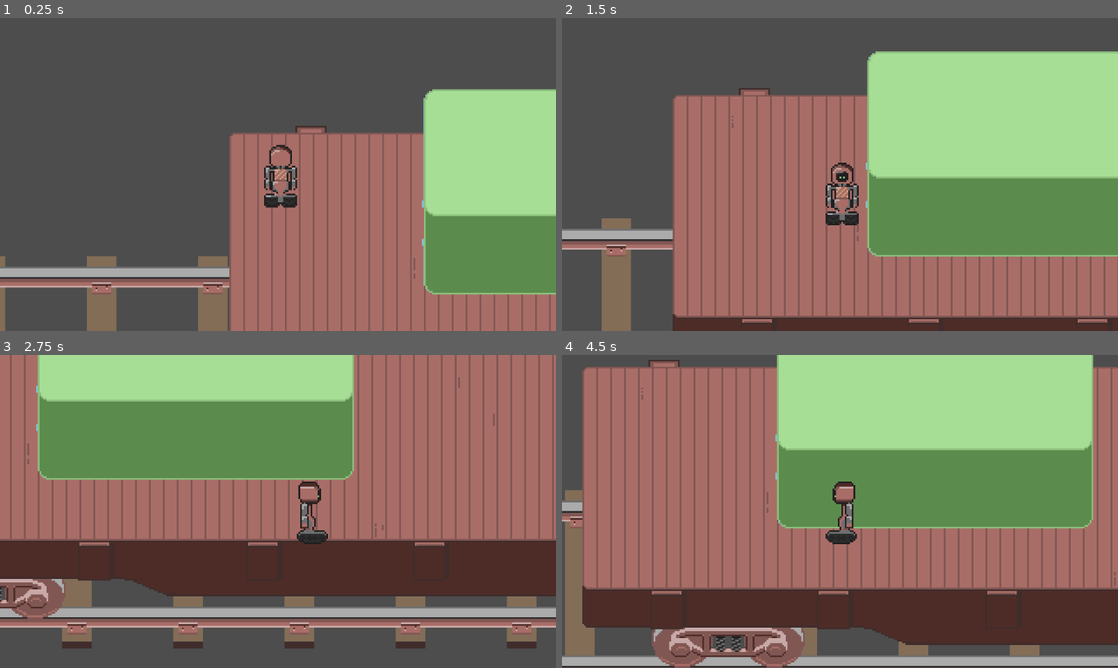
Above: before the commit, frames 1-4 (two rows, left to right).
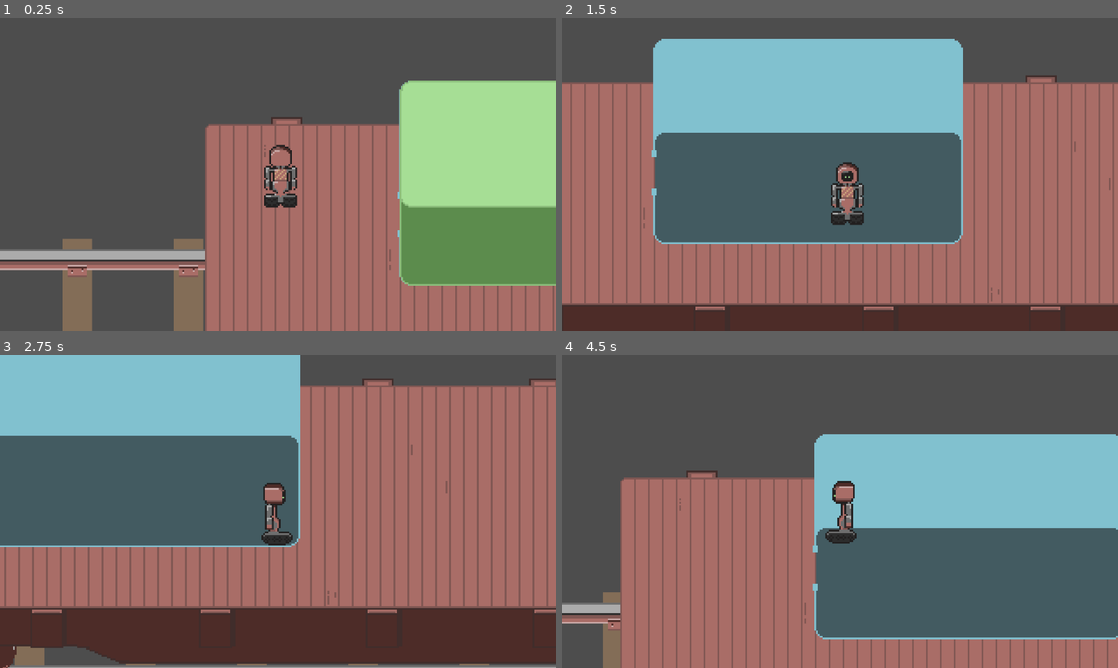
Above: after the commit, the same moments.

Repository: superlou/train-game-3
Game: Godot game, scene res://main.tscn
Same seed, same stepped clock (60 frames per second), same inputs: the game is played once before the commit and once after it.
Inputs:
- Up to frame 1 (0.25 s): no input
- Up to frame 2 (1.5 s): hold D (move_right) 0.53-1.28 s; hold Shift (sprint) 0.53-1.28 s; hold S (move_down) from 1.28 s (still down); tap Shift (sprint) at 1.35 s
- Up to frame 3 (2.75 s): release S (move_down) at 2.03 s; hold D (move_right) from 2.03 s (still down); hold Shift (sprint) from 2.03 s (still down)
- Up to frame 4 (4.5 s): release D (move_right) at 2.78 s; release Shift (sprint) at 2.78 s; hold W (move_up) 2.78-3.53 s; tap Shift (sprint) at 2.85, 4.35 s; hold Shift (sprint) 3.53-4.28 s; hold A (move_left) from 3.53 s (still down)

The runs differ from the first frame. In frame 1, 20% of the frame differs, in the area x 0-100%, y 20-100%; in frame 2, 75%; in frame 3, 84%; in frame 4, 87%, in the area x 0-100%, y 0-100%.

Commit message:
Tweaked color

Diff:
--- a/flatbed.tscn
+++ b/flatbed.tscn
@@ -1,35 +1,18 @@
-[gd_scene load_steps=7 format=3 uid="uid://bjpairq1jm40"]
+[gd_scene load_steps=6 format=3 uid="uid://bjpairq1jm40"]
 
 [ext_resource type="Texture2D" uid="uid://d4ik054gim10f" path="res://assets/flatbed.png" id="1_bowwc"]
 [ext_resource type="Texture2D" uid="uid://4l86o8r6n6sj" path="res://assets/train_car_truck.png" id="2_7cvwy"]
 
-[sub_resource type="TileSetAtlasSource" id="TileSetAtlasSource_0chek"]
-texture = ExtResource("2_7cvwy")
-texture_region_size = Vector2i(32, 32)
-0:1/0 = 0
-1:1/0 = 0
-2:1/0 = 0
-0:2/0 = 0
-1:2/0 = 0
-2:2/0 = 0
-0:3/0 = 0
-1:3/0 = 0
-2:3/0 = 0
-0:0/0 = 0
-1:0/0 = 0
-2:0/0 = 0
-2:4/0 = 0
-1:4/0 = 0
-0:4/0 = 0
-3:0/0 = 0
-3:1/0 = 0
-3:2/0 = 0
-3:3/0 = 0
-3:4/0 = 0
-
-[sub_resource type="TileSet" id="TileSet_fk6qb"]
-tile_size = Vector2i(32, 32)
-sources/1 = SubResource("TileSetAtlasSource_0chek")
+[sub_resource type="SpriteFrames" id="SpriteFrames_4l85m"]
+animations = [{
+"frames": [{
+"duration": 1.0,
+"texture": ExtResource("2_7cvwy")
+}],
+"loop": true,
+"name": &"default",
+"speed": 5.0
+}]
 
 [sub_resource type="TileSetAtlasSource" id="TileSetAtlasSource_vauko"]
 texture = ExtResource("1_bowwc")
@@ -79,19 +62,13 @@
 
 [node name="Flatbed" type="Node2D"]
 
-[node name="Truck1" type="TileMap" parent="."]
-position = Vector2(84, 129)
-tile_set = SubResource("TileSet_fk6qb")
-cell_quadrant_size = 32
-format = 2
-layer_0/tile_data = PackedInt32Array(-131074, 1, 0, -65538, 1, 1, -2, 1, 2, 65534, 1, 3, 131070, 1, 4, -131073, 65537, 0, -65537, 65537, 1, -1, 65537, 2, 65535, 65537, 3, 131071, 65537, 4, -196608, 131073, 0, -131072, 131073, 1, -65536, 131073, 2, 0, 131073, 3, 65536, 131073, 4, -196607, 196609, 0, -131071, 196609, 1, -65535, 196609, 2, 1, 196609, 3, 65537, 196609, 4)
+[node name="Truck1" type="AnimatedSprite2D" parent="."]
+position = Vector2(83, 107)
+sprite_frames = SubResource("SpriteFrames_4l85m")
 
-[node name="Truck2" type="TileMap" parent="."]
-position = Vector2(588, 129)
-tile_set = SubResource("TileSet_fk6qb")
-cell_quadrant_size = 32
-format = 2
-layer_0/tile_data = PackedInt32Array(-131074, 1, 0, -65538, 1, 1, -2, 1, 2, 65534, 1, 3, 131070, 1, 4, -131073, 65537, 0, -65537, 65537, 1, -1, 65537, 2, 65535, 65537, 3, 131071, 65537, 4, -196608, 131073, 0, -131072, 131073, 1, -65536, 131073, 2, 0, 131073, 3, 65536, 131073, 4, -196607, 196609, 0, -131071, 196609, 1, -65535, 196609, 2, 1, 196609, 3, 65537, 196609, 4)
+[node name="Truck2" type="AnimatedSprite2D" parent="."]
+position = Vector2(592, 107)
+sprite_frames = SubResource("SpriteFrames_4l85m")
 
 [node name="Bed" type="TileMap" parent="."]
 tile_set = SubResource("TileSet_vhyte")
--- a/main.tscn
+++ b/main.tscn
@@ -9,4 +9,4 @@
 position = Vector2(1, 0)
 
 [node name="Player" parent="." instance=ExtResource("1_ikb8b")]
-position = Vector2(29, 24)
+position = Vector2(43, 34)
--- a/train.tscn
+++ b/train.tscn
@@ -28,6 +28,7 @@
 layer_0/tile_data = PackedInt32Array(327679, 0, 1, 393215, 0, 2, 327680, 65536, 2, 262145, 0, 1, 327681, 0, 2, 327682,  …(2217 unchanged characters)…
 
 [node name="Flatbed" parent="." instance=ExtResource("1_jx6i6")]
+position = Vector2(0, 5)
 
 [node name="ControlCrate" parent="Flatbed" instance=ExtResource("2_jdqg1")]
 position = Vector2(107, -28)
Binary file changed: assets/train_car_truck.png
Not shown, changed: assets/train_car_truck.pxo
